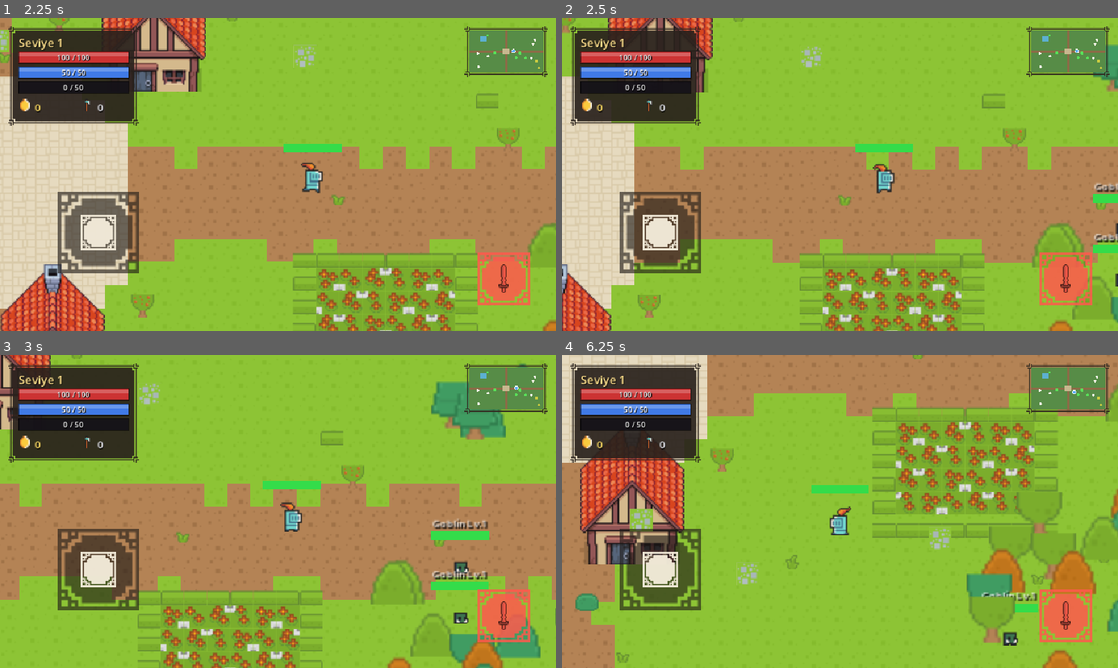
Above: before the commit, frames 1-4 (two rows, left to right).
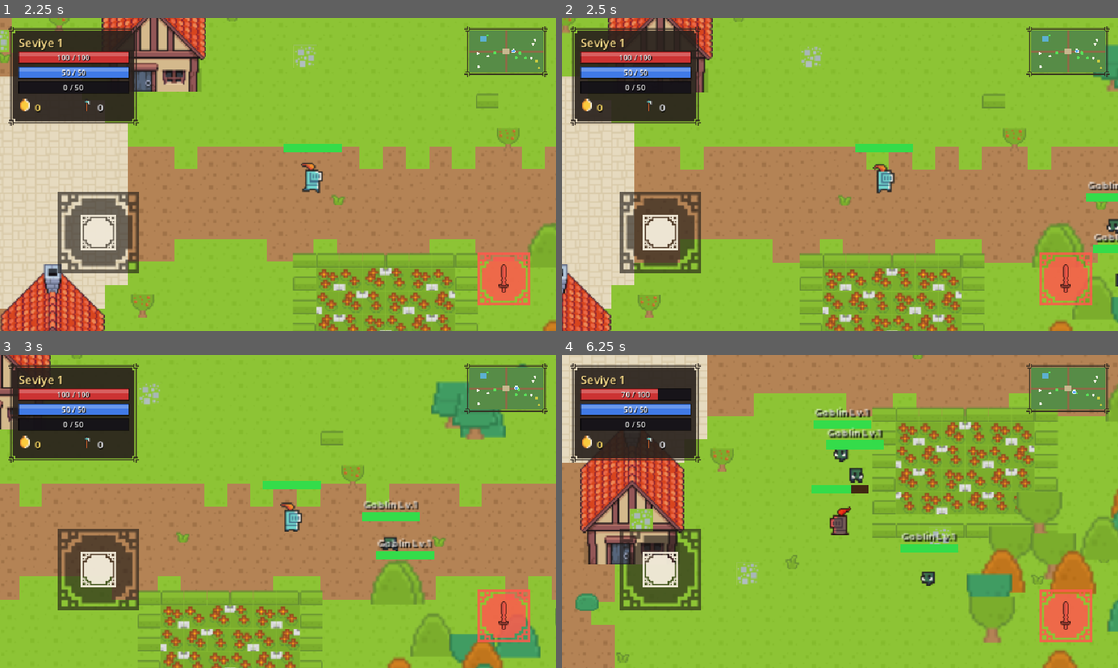
Above: after the commit, the same moments.

Repository: batv45/knight-lite
Game: Godot game, scene res://scenes/World.tscn
Two runs of this game, one before a commit and one after it. Both use one fixed random seed, a clock stepped at 60 frames per second and the inputs below.
Inputs (mouse positions are in pixels of both pictures, inside the frame that each line leads up to):
- Up to frame 1 (2.25 s): tap Enter (ui_accept) at 0.5, 0.77 s; move the mouse to (400, 158) at 0.52 s; hold Right (ui_right) 0.53-1.25 s; click (400, 158) at 0.67 s; drag from (166, 190) to (250, 237) at 1.27 s; move the mouse to (333, 105) at 2.02 s; hold Right (ui_right) from 2.03 s (still down); click (333, 105) at 2.17 s
- Up to frame 2 (2.5 s): keep holding Right (ui_right)
- Up to frame 3 (3 s): release Right (ui_right) at 2.75 s; drag from (250, 574) to (111, 464) at 2.77 s
- Up to frame 4 (6.25 s): move the mouse to (1006, 558) at 3.52 s; hold Left (ui_left) 3.53-4.25 s; click (1006, 558) at 3.67 s; tap Enter (ui_accept) at 3.77 s; drag from (673, 464) to (756, 433) at 4.27 s; move the mouse to (867, 511) at 5.02 s; hold Down (ui_down) 5.03-5.75 s; click (867, 511) at 5.17 s; drag from (756, 433) to (728, 527) at 5.77 s

Frame 1 is identical in both runs. In frame 2, 0.3% of the frame differs, in the area x 93-100%, y 10-70%; in frame 3, 2.3%; in frame 4, 2.9%, in the area x 10-94%, y 10-93%.

Commit message:
Faz A: kritik savas hatalari + risk
- enemy.gd yeniden yazildi: canavarlar artik GORUS MENZILINDE otomatik aggro
  oluyor (onceden SADECE hedeflenen canavar saldiriyordu -> oyun risksizdi).
  Eklenenler:
  * AGGRO_RANGE ile otomatik kovalama, vurulunca misilleme (menzil disinda bile)
  * LEASH_RANGE (evden olculur): oyuncu bolgeden cikinca canavar vazgecip eve
    doner -> sonsuz kiting engellendi
  * Separation kuvveti: canavarlar artik ust uste yigilmayip birbirinden ayrisiyor
  * is_targeted artik SADECE gorsel (sari halka + HUD hedefi), AI'yi gatelemi̇yor
- await-sirasinda-freed-instance hatasi giderildi: hem player hem enemy saldiri
  cooldown'u artik _physics_process'te sayacla isliyor (create_timer await yerine)
- Olum cezasi: olunce altinin %25'i kaybolur (olumun bir bedeli olsun)
- pickup.gd: sari ColorRect placeholder yerine gercek sikke gorseli + zaplama
  animasyonu + 18sn sonra yok olma (son 3sn yanip sonerek); toplanmazsa haritada
  sonsuza dek birikmiyor

Izole SceneTree testleriyle dogrulandi (6/6): otomatik aggro, coklu es zamanli
saldiri, ayrisma, leash, olum cezasi, toplu oldurmede freed-instance hatasi yok.

Diff:
--- a/app/scripts/enemy.gd
+++ b/app/scripts/enemy.gd
@@ -1,21 +1,27 @@
 extends CharacterBody2D
-## Faz 4: veri odaklı çoklu canavar tipi + hedef kilitleme. `type_id` (world.gd
-## tarafından add_child'dan ÖNCE set edilir) hangi sprite/stat setinin
-## kullanılacağını belirler.
+## Faz A: gerçek düşman AI'ı. Canavarlar artık görüş menzilinde OTOMATİK aggro
+## olur (önceden sadece oyuncu vurunca saldırıyordu — bu yüzden oyun risksizdi).
 ##
-## Canavarlar artık OTOMATİK saldırmaz: sadece oyuncu tarafından hedeflenince
-## (bkz. player.gd _set_target) Chase/Attack state'ine geçer, hedef değişince/
-## kaybolunca tekrar Idle'a döner. Hedeflenen canavarın etrafında sarı bir
-## halka gösterilir.
+## Durum makinesi:
+##   IDLE   — evinde (spawn noktası), pasif
+##   CHASE  — oyuncuyu kovalıyor ya da eve dönüyor
+##   ATTACK — menzilde, saldırıyor
+##   DEAD   — ölüm animasyonu + queue_free
+##
+## Aggro edinme/bırakma:
+##   - Oyuncu AGGRO_RANGE içine girince ya da canavar vurulunca aggro olur.
+##   - Aggro'yken oyuncu (evden ölçülen) LEASH_RANGE'i aşarsa vazgeçip eve döner.
+##     Leash EVDEN ölçülür ki oyuncu canavarı harita boyunca sürükleyemesin.
+##
+## `type_id` world.gd tarafından add_child'dan ÖNCE set edilir.
 
 signal died(xp_reward: int)
 signal health_changed(current: int, max_hp: int)
 
 enum State { IDLE, CHASE, ATTACK, DEAD }
 
-## Her canavar tipinin sprite klasörü ve dengelemesi. Yeni bir tip eklemek için
-## sadece buraya bir satır eklemek ve app/assets/monsters/<id>/ altına
-## "<id>_idle_anim_f0..3.png" + "<id>_run_anim_f0..3.png" koymak yeterli.
+## Her canavar tipinin sprite klasörü ve dengelemesi. Yeni tip eklemek için
+## sadece buraya bir satır + app/assets/monsters/<id>/ altına sprite koymak yeterli.
 const ENEMY_TYPES := {
 	"goblin": {
 		"body_size": Vector2(16, 16), "max_hp": 40, "speed": 90.0,
@@ -40,11 +46,19 @@
 }
 const DEFAULT_TYPE := "goblin"
 
-## world.gd bunu add_child()'dan ÖNCE set eder (Player'ın position'ı gibi).
+const AGGRO_RANGE := 175.0        # oyuncu bu menzile girince kovalamaya başlar
+const LEASH_RANGE := 540.0        # evden bu kadar uzaklaşınca vazgeçip döner
+const ATTACK_COOLDOWN := 1.0
+const RETURN_SPEED_MULT := 0.75   # eve dönerken biraz daha yavaş
+const SEPARATION_RANGE := 24.0    # bu mesafedeki komşulardan itilir (üst üste binmesin)
+const SEPARATION_FORCE := 55.0
+
+## world.gd bunu add_child()'dan ÖNCE set eder.
 var type_id := DEFAULT_TYPE
 
 var state: int = State.IDLE
-var is_targeted := false
+var is_targeted := false          # sadece görsel: sarı halka + HUD hedef çubuğu
+var is_aggro := false
 var hp: int
 var max_hp: int
 var speed: float
@@ -52,8 +66,9 @@
 var attack_damage: int
 var xp_reward: int
 var body_size: Vector2
-
-var _attack_ready := true
+var home_position: Vector2
+
+var _attack_cooldown := 0.0
 var _player: Node2D
 var _visual: AnimatedSprite2D
 var _collision_shape: CollisionShape2D
@@ -63,6 +78,7 @@
 
 func _ready() -> void:
 	add_to_group("enemies")
+	home_position = position
 
 	var cfg: Dictionary = ENEMY_TYPES.get(type_id, ENEMY_TYPES[DEFAULT_TYPE])
 	body_size = cfg["body_size"]
@@ -92,8 +108,6 @@
 
 	_name_label = Label.new()
 	_name_label.text = "%s Lv.%d" % [get_display_name(), get_level()]
-	# Kamera 2.5x zoom'da olduğu için küçük punto ekranda yeterince okunuyor;
-	# daha büyüğü canavar sprite'ını bastırıyor.
 	_name_label.add_theme_font_size_override("font_size", 7)
 	_name_label.add_theme_color_override("font_color", Color(1, 1, 1))
 	_name_label.add_theme_color_override("font_shadow_color", Color(0, 0, 0, 0.9))
@@ -145,54 +159,97 @@
 	var cfg: Dictionary = ENEMY_TYPES.get(type_id, {})
 	return cfg.get("level", 1)
 
-## Player tarafından vurulunca (bkz. player.gd _set_target) çağrılır. Hedeflenmeyen
-## canavarlar tamamen pasif kalır (hareket etmez, saldırmaz).
+## Sadece görsel: sarı halka + HUD'un bu canavarı hedef alması. AI'yı ETKİLEMEZ
+## (artık aggro bağımsız). Oyuncu bir canavara vurunca player.gd bunu çağırır.
 func set_targeted(value: bool) -> void:
 	is_targeted = value
 	_target_ring.visible = value
 	if value:
 		_target_ring.queue_redraw()
+
+func _physics_process(delta: float) -> void:
+	if state == State.DEAD:
+		velocity = Vector2.ZERO
+		return
+
+	_attack_cooldown = maxf(0.0, _attack_cooldown - delta)
+
+	var player_available: bool = _player != null and is_instance_valid(_player) and not _player.is_dead
+	if player_available:
+		_update_aggro()
+
+	if is_aggro and player_available:
+		_chase_and_attack()
+	else:
+		is_aggro = false
+		_return_home()
+
+	move_and_slide()
+	_update_animation()
+
+func _update_aggro() -> void:
+	var dist_player := global_position.distance_to(_player.global_position)
+	if not is_aggro:
+		if dist_player <= AGGRO_RANGE:
+			is_aggro = true
+	# Leash EVDEN ölçülür (oyuncunun konumundan değil) ki oyuncu canavarı haritanın
+	# öbür ucuna sürükleyemesin. Hem canavar hem oyuncu bölgeden çıkınca vazgeçer;
+	# oyuncu için de kontrol edilir ki canavar sınıra kadar boşuna koşmasın.
+	elif global_position.distance_to(home_position) > LEASH_RANGE \
+			or _player.global_position.distance_to(home_position) > LEASH_RANGE:
+		is_aggro = false
+
+func _chase_and_attack() -> void:
+	var to_player: Vector2 = _player.global_position - global_position
+	var dist := to_player.length()
+	if dist <= attack_range:
+		state = State.ATTACK
+		velocity = _separation() # yerinde dururken bile komşulardan ayrış
+		if _attack_cooldown <= 0.0:
+			_do_attack()
+	else:
+		state = State.CHASE
+		velocity = to_player.normalized() * speed + _separation()
+
+func _return_home() -> void:
+	var to_home := home_position - global_position
+	if to_home.length() > 8.0:
+		state = State.CHASE # koşma animasyonu
+		velocity = to_home.normalized() * speed * RETURN_SPEED_MULT + _separation()
 	else:
 		state = State.IDLE
 		velocity = Vector2.ZERO
-		_attack_ready = true
-
-func _physics_process(_delta: float) -> void:
-	if state == State.DEAD or not is_targeted or _player == null or not is_instance_valid(_player) or _player.is_dead:
-		velocity = Vector2.ZERO
-		_update_animation()
-		return
-
-	var to_player: Vector2 = _player.global_position - global_position
-	var dist := to_player.length()
-
-	if dist <= attack_range:
-		state = State.ATTACK
-		velocity = Vector2.ZERO
-		if _attack_ready:
-			_attack()
-	else:
-		state = State.CHASE
-		velocity = to_player.normalized() * speed
-
-	move_and_slide()
-	_update_animation()
+
+## Yakın komşulardan iten kuvvet — canavarların üst üste yığılmasını önler.
+func _separation() -> Vector2:
+	var push := Vector2.ZERO
+	for other in get_tree().get_nodes_in_group("enemies"):
+		if other == self or not is_instance_valid(other):
+			continue
+		var off: Vector2 = global_position - other.global_position
+		var d := off.length()
+		if d > 0.01 and d < SEPARATION_RANGE:
+			push += off.normalized() * (SEPARATION_RANGE - d) / SEPARATION_RANGE * SEPARATION_FORCE
+	return push
 
 func _update_animation() -> void:
 	_visual.animation = "run" if state == State.CHASE else "idle"
-	if abs(velocity.x) > 0.1:
+	if absf(velocity.x) > 0.1:
 		_visual.flip_h = velocity.x < 0.0
 
-func _attack() -> void:
-	_attack_ready = false
-	_player.take_damage(attack_damage)
-	await get_tree().create_timer(1.0).timeout
-	_attack_ready = true
+## Hasarı anında verir; cooldown _physics_process'te sayaçla işler. (Önceki
+## `await create_timer` yaklaşımı, canavar bekleme sırasında queue_free edilirse
+## serbest bırakılmış instance'ta devam edip hata veriyordu.)
+func _do_attack() -> void:
+	_attack_cooldown = ATTACK_COOLDOWN
+	if is_instance_valid(_player) and not _player.is_dead:
+		_player.take_damage(attack_damage)
 
 func take_damage(amount: int) -> void:
 	if state == State.DEAD:
 		return
 	hp = max(hp - amount, 0)
+	is_aggro = true # vurulunca menzil dışında bile misilleme yapar
 	health_changed.emit(hp, max_hp)
 	_health_bar.update_ratio(float(hp) / float(max_hp))
 	_flash_hit()
@@ -207,6 +264,7 @@
 func _die() -> void:
 	state = State.DEAD
 	_collision_shape.disabled = true
+	_target_ring.visible = false
 	died.emit(xp_reward)
 	var tw := create_tween()
 	tw.tween_property(_visual, "scale", Vector2.ZERO, 0.3)
--- a/app/scripts/pickup.gd
+++ b/app/scripts/pickup.gd
@@ -1,30 +1,50 @@
 extends Area2D
-## Canavar öldüğünde dünyaya düşen basit altın drop'u. Oyuncu üzerinden geçince
-## toplanır. Placeholder: sarı kare. İleride farklı item tipleri (iksir, ekipman)
-## aynı düzende (ayrı script/scene) eklenebilir.
+## Canavar öldüğünde düşen altın. Oyuncu üzerinden geçince toplanır. Gerçek sikke
+## görseli (0x72 icon_coin) + hafif zıplama animasyonu. Toplanmazsa LIFETIME sonunda
+## yok olur (haritada sonsuza dek birikmesin), son SANİYELERDE yanıp söner.
 
-const SIZE := 16.0
+const PICKUP_RADIUS := 20.0
 const GOLD_MIN := 5
 const GOLD_MAX := 15
+const COIN_SCALE := 2.0        # icon_coin 6x7px, büyütülmeden görünmez kalıyor
+const LIFETIME := 18.0
+const BLINK_LAST := 3.0
+
+var _age := 0.0
+var _sprite: Sprite2D
 
 func _ready() -> void:
 	add_to_group("pickups")
 
-	var visual := ColorRect.new()
-	visual.color = Color(0.95, 0.85, 0.2)
-	visual.size = Vector2(SIZE, SIZE)
-	visual.position = -visual.size / 2.0
-	visual.mouse_filter = Control.MOUSE_FILTER_IGNORE
-	add_child(visual)
+	_sprite = Sprite2D.new()
+	_sprite.texture = load("res://assets/ui/icon_coin.png")
+	_sprite.scale = Vector2(COIN_SCALE, COIN_SCALE)
+	add_child(_sprite)
 
 	var shape := CollisionShape2D.new()
 	var circle := CircleShape2D.new()
-	circle.radius = SIZE
+	circle.radius = PICKUP_RADIUS
 	shape.shape = circle
 	add_child(shape)
 
 	body_entered.connect(_on_body_entered)
 
+	# Sürekli hafif zıplama — dikkat çeker, "toplanabilir" hissi verir.
+	var tw := create_tween().set_loops()
+	tw.tween_property(_sprite, "position:y", -4.0, 0.5).set_trans(Tween.TRANS_SINE)
+	tw.tween_property(_sprite, "position:y", 0.0, 0.5).set_trans(Tween.TRANS_SINE)
+
+func _process(delta: float) -> void:
+	_age += delta
+	if _age >= LIFETIME:
+		queue_free()
+		return
+	# Son saniyelerde yanıp sönerek "kaybolacak" uyarısı ver.
+	if _age >= LIFETIME - BLINK_LAST:
+		_sprite.visible = fmod(_age * 6.0, 1.0) < 0.5
+	else:
+		_sprite.visible = true
+
 func _on_body_entered(body: Node2D) -> void:
 	if body.is_in_group("player") and body.has_method("gain_gold"):
 		body.gain_gold(randi_range(GOLD_MIN, GOLD_MAX))
--- a/app/scripts/player.gd
+++ b/app/scripts/player.gd
@@ -26,6 +26,7 @@
 const ATTACK_RANGE := 46.0
 const ATTACK_COOLDOWN := 0.4
 const RESPAWN_DELAY := 1.5
+const DEATH_GOLD_PENALTY := 0.25 # ölünce altının %25'i kaybolur — ölümün bir bedeli olsun
 
 const SPRITE_DIR := "res://assets/characters/knight/"
 
@@ -41,10 +42,10 @@
 var current_target: Node = null
 
 var facing := Vector2.DOWN
-var can_attack := true
 var is_dead := false
 var spawn_point := Vector2.ZERO
 
+var _attack_cooldown := 0.0
 var _mp_regen_accum := 0.0
 var _visual: AnimatedSprite2D
 var _collision_shape: CollisionShape2D
@@ -95,6 +96,7 @@
 		return
 
 	_regen_mp(delta)
+	_attack_cooldown = maxf(0.0, _attack_cooldown - delta)
 
 	var dir := InputBridge.get_move_vector()
 	if dir.length() > 0.1:
@@ -123,9 +125,9 @@
 		_visual.flip_h = dir.x < 0.0
 
 func _attack() -> void:
-	if not can_attack or is_dead:
-		return
-	can_attack = false
+	if _attack_cooldown > 0.0 or is_dead:
+		return
+	_attack_cooldown = ATTACK_COOLDOWN
 
 	# Menzildeki en yakın canavara doğru otomatik dön (arkası dönükken saldırınca
 	# da vurabilsin diye) — manuel yön tutmaya gerek kalmaz.
@@ -144,15 +146,11 @@
 		var to_enemy: Vector2 = enemy.global_position - global_position
 		if to_enemy.length() <= ATTACK_RANGE and to_enemy.normalized().dot(facing) > 0.3:
 			enemy.take_damage(attack_damage)
-			# Bu vuruşla öldüyse hedef olarak işaretleme (ölüm sinyali zaten
-			# current_target'ı temizledi, üstüne yazıp geri getirmeyelim).
+			# En yakın hayatta kalan canavarı HUD hedefi yap.
 			if hit_target == null and is_instance_valid(enemy) and enemy.is_alive():
 				hit_target = enemy
 	if hit_target != null:
 		_set_target(hit_target)
-
-	await get_tree().create_timer(ATTACK_COOLDOWN).timeout
-	can_attack = true
 
 ## Saldırı menzilindeki (yön farketmeksizin) en yakın canlı canavarı bulur.
 func _find_nearest_enemy_in_range() -> Node:
@@ -219,6 +217,13 @@
 	visible = false
 	_collision_shape.disabled = true
 	_set_target(null)
+
+	# Ölüm cezası: altının bir kısmını kaybet (ölümün bir bedeli olsun).
+	var lost := int(gold * DEATH_GOLD_PENALTY)
+	if lost > 0:
+		gold -= lost
+		gold_changed.emit(gold)
+
 	died.emit()
 	await get_tree().create_timer(RESPAWN_DELAY).timeout
 	_respawn()
